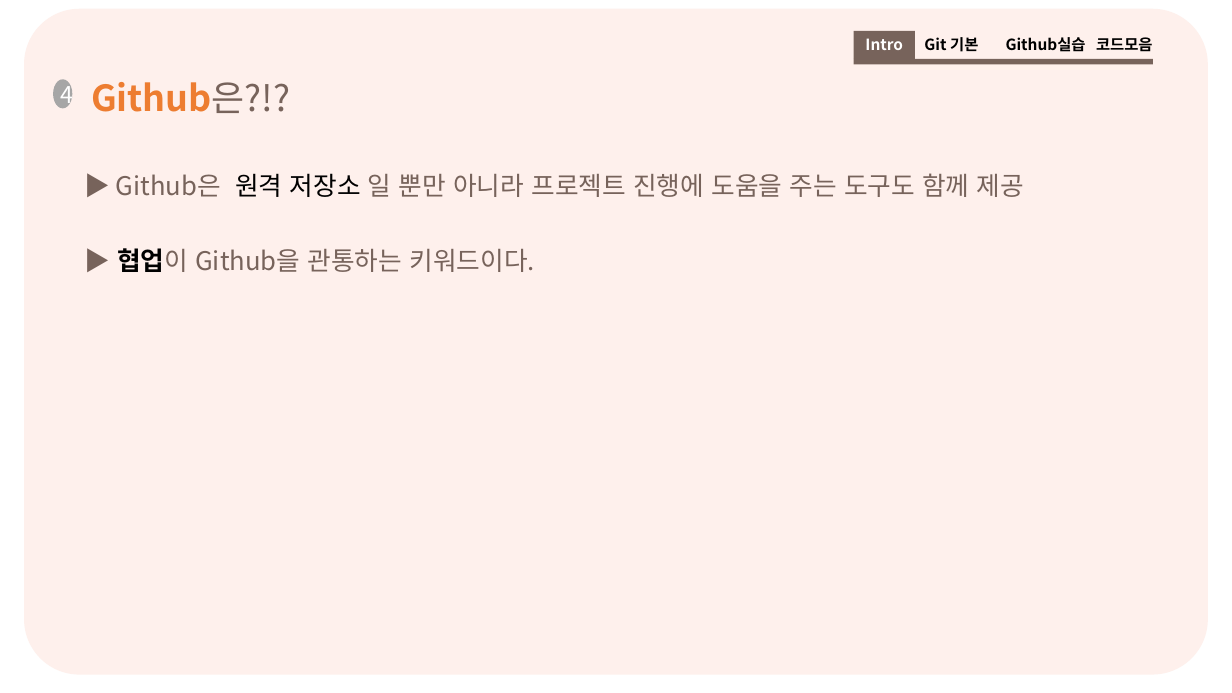
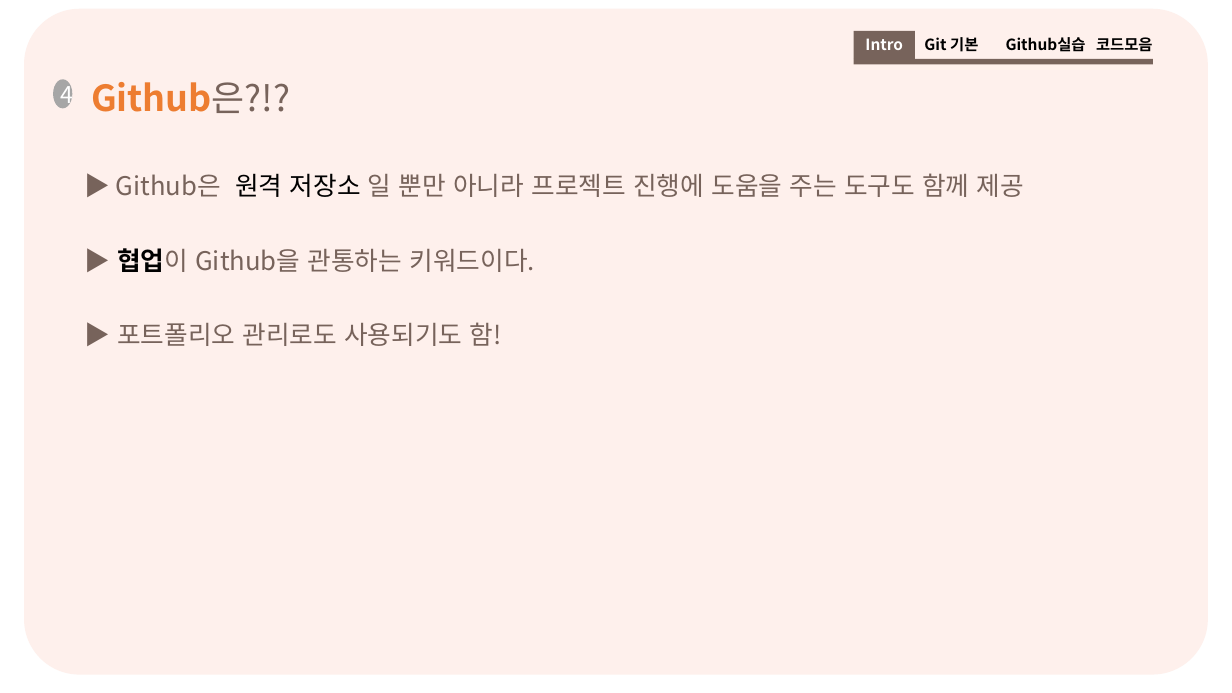
Before and after one commit to hw79chopin/YBIGTA-lecture-note, a slide deck: slide 5 of git,github/Git_Github_practice.pptx. Drawn at 1232x693 pixels with LibreOffice and Linux fonts; fonts in the diff are those of the drawing. Boxes give left, top, right and bottom in pixels: in the first picture for what was removed or moved away, otherwise in the second. Text is boxed around its words. In the diff, an @@ line names an element or a change of style, - is before the commit and + after.

Commit message:
final version

```diff
--- a/git,github/Git_Github_practice.pptx
+++ b/git,github/Git_Github_practice.pptx
@@ text added at (117, 322, 502, 346), 20 pt, text #77635B @@
+▶ 포트폴리오 관리로도 사용되기도 함!
```
